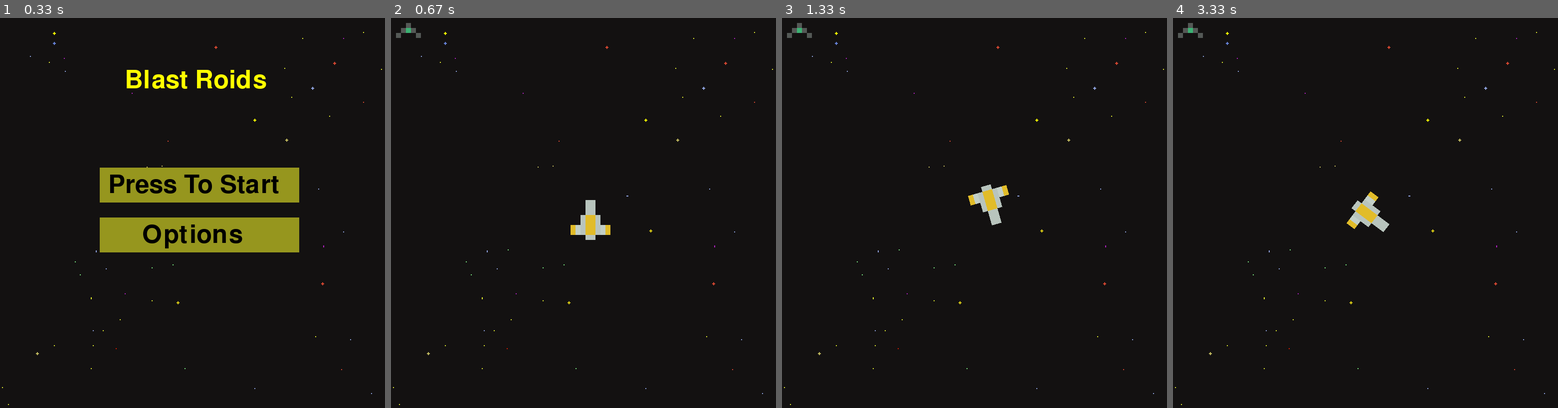
Above: before the commit, frames 1-4 (left to right).
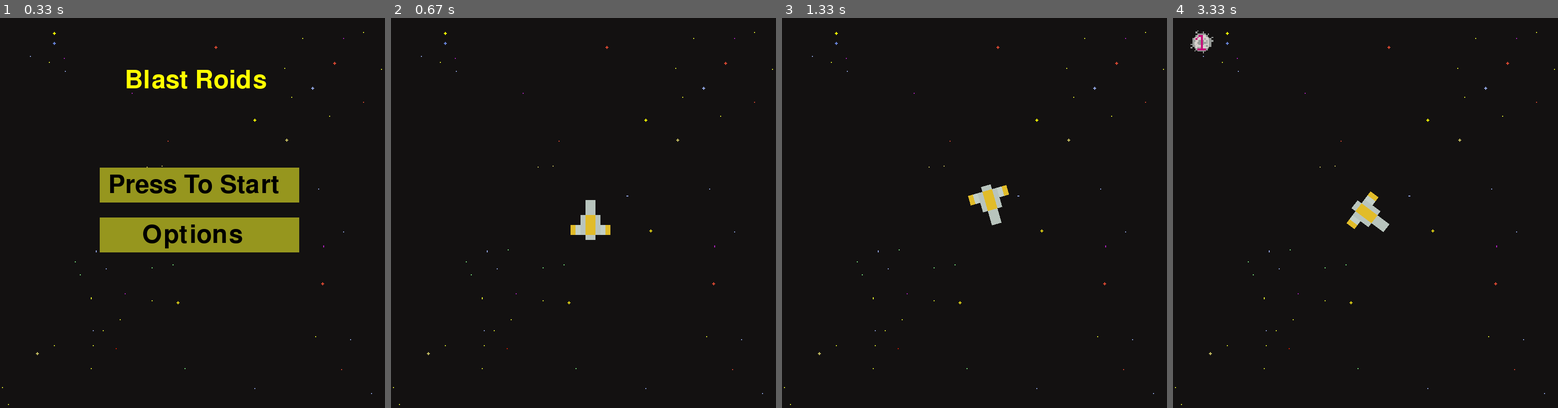
Above: after the commit, the same moments.

Repository: mrmastercat604me/pygame_project
Game: pygame game, started from maingame.py
Same seed, same stepped clock (60 frames per second), same inputs: the game is played once before the commit and once after it.
Inputs (mouse positions are in pixels of both pictures, inside the frame that each line leads up to):
- Up to frame 1 (0.33 s): no input
- Up to frame 2 (0.67 s): click "Press To Start" at 0.38 s
- Up to frame 3 (1.33 s): hold D 0.67-1.13 s; move the mouse to (982, 244) at 0.7 s; hold W from 1.17 s (still down); move the mouse to (1020, 306) at 1.2 s
- Up to frame 4 (3.33 s): release W at 1.47 s; hold D 1.5-1.97 s; move the mouse to (1250, 158) at 1.53 s; hold A 2-2.53 s; move the mouse to (1250, 310) at 2.03 s; hold S 2.57-2.87 s; move the mouse to (1519, 357) at 2.6 s; hold A 2.9-3.3 s; move the mouse to (1419, 252) at 2.93 s

Frame 1 is identical in both runs. In frame 2, 0.1% of the frame differs, in the area x 1-8%, y 1-6%; in frame 3, 0.1%; in frame 4, 0.3%, in the area x 1-11%, y 1-10%.

Commit message:
fixed error

Diff:
--- a/maingame.py
+++ b/maingame.py
@@ -81,10 +81,10 @@
             surface.blit(rot_image,rot_image_rect.topleft)
             pygame.display.update()
 
-        enemyimage = pygame.image.load("assets/pixel_ship_green_small.png")
+        enemyimage = pygame.image.load("assets/meteor1.png")
         enemyimage_rect= enemyimage.get_rect()
-        enemy_x_pos = random.randint(-100,100)
-        enemy_y_pos = random.randint(-100,100)
+        enemyimage_rect.x = random.randint(-100,100)
+        enemyimage_rect.y = random.randint(-100,100)
 
 
 
Binary file added: assets/meteor1.png
Binary file added: assets/meteor2.png
